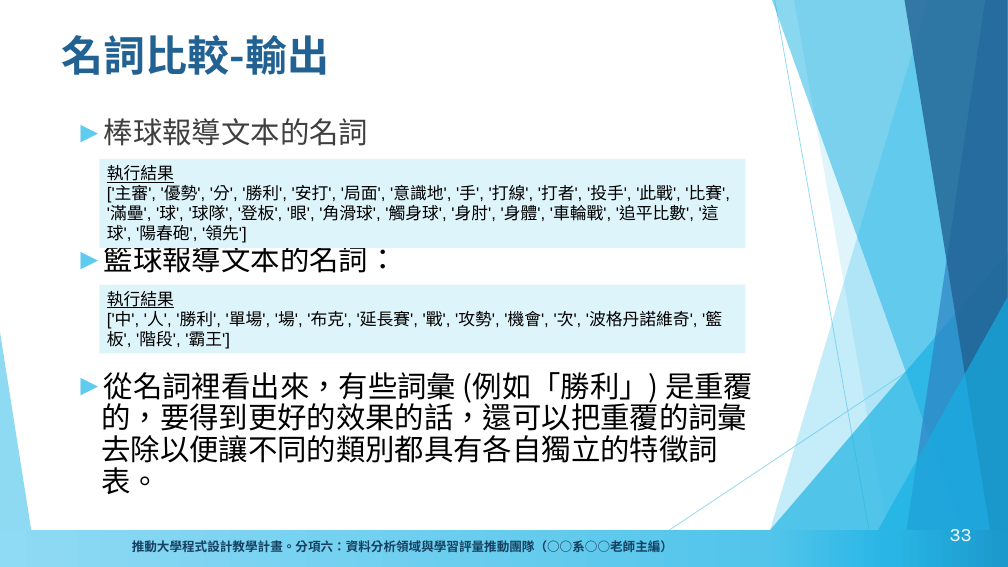
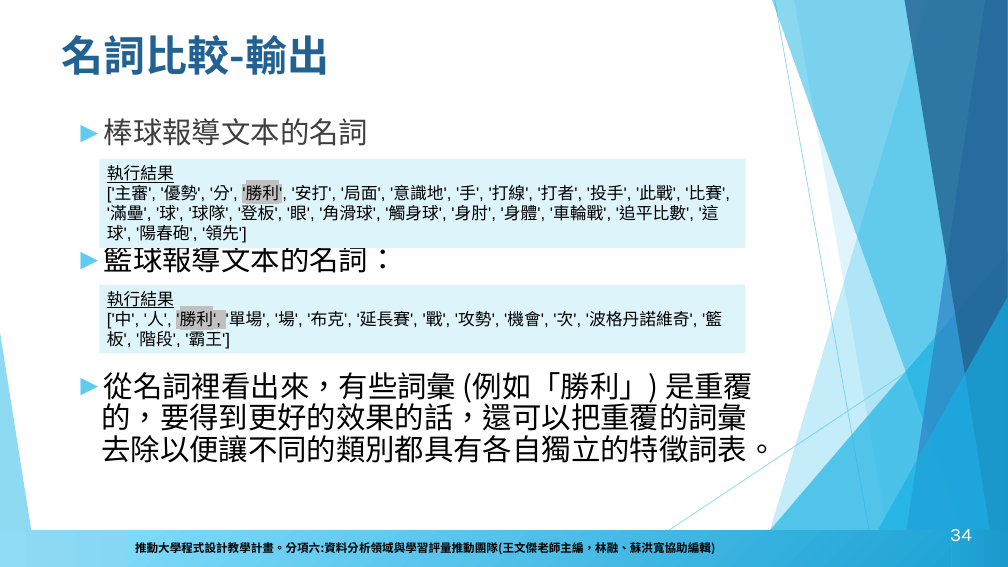
Before and after one commit to howardsukuan/textual-data-analysis-python, a slide deck: slide 34 of week02/文本分析與程式設計Week02.pptx (slide 33 before the commit). Drawn at 1008x567 pixels with LibreOffice and Linux fonts; fonts in the diff are those of the drawing; background and template pictures are left out. Boxes give left, top, right and bottom in pixels: in the first picture for what was removed or moved away, otherwise in the second. Text is boxed around its words. In the diff, an @@ line names an element or a change of style, - is before the commit and + after.

```diff
--- a/week02/文本分析與程式設計Week02.pptx
+++ b/week02/文本分析與程式設計Week02.pptx
@@ text in rectangle at [107,185,730,243]: highlight none to #C0C0C0 in "'勝利'," @@
@@ text in rectangle at [107,311,722,349]: highlight none to #C0C0C0 in "'勝利'," @@
@@ rectangle added at [128,531,951,566], fill gradient #20A4D6 to #7EDBFB, 11 pt, text #000000, bold @@
+推動大學程式設計教學計畫。分項六:資料分析領域與學習評量推動團隊(王文傑老師主編，林融、蘇洪寬協助編輯)
@@ page number at [950,529,972,542]: text changed @@
-33
+34
```
Also in this commit, not shown: 36 other slides changed, 11 slides added, 10 other files.
